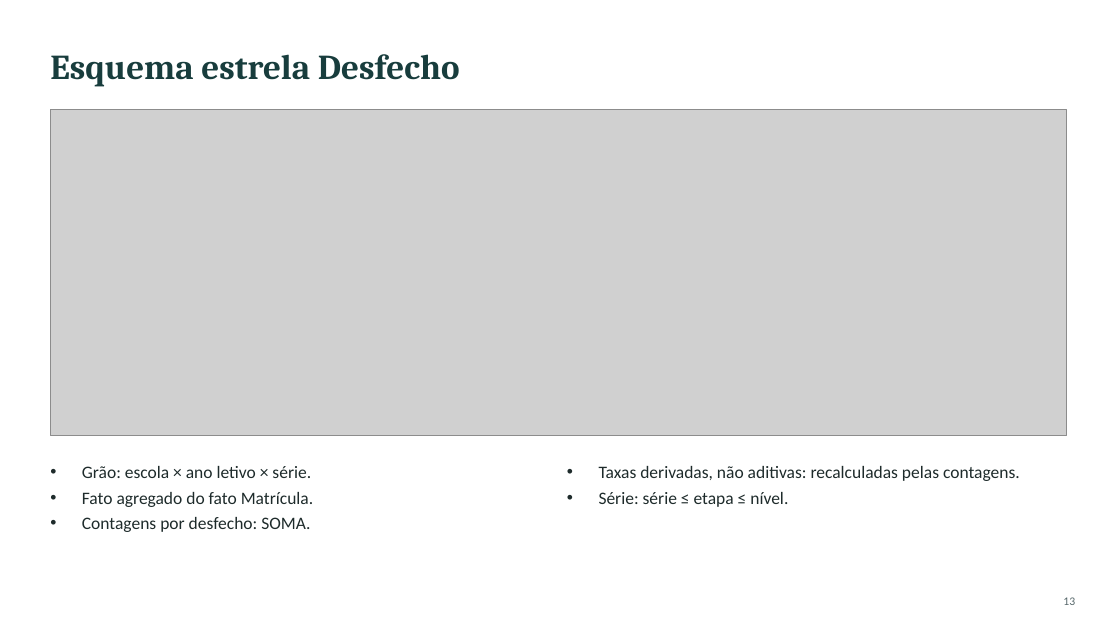
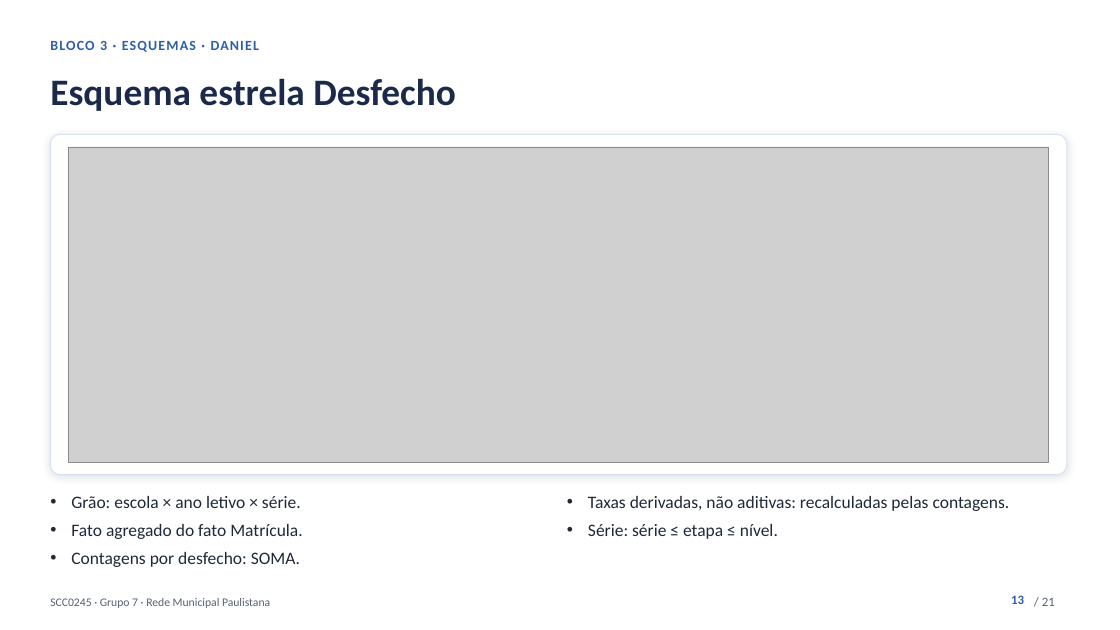
Before and after one commit to kevennlaranjeira/OLAP2026, a slide deck: slide 13 of docs/apresentacao/apresentacao-projeto1.pptx. Drawn at 1120x630 pixels with LibreOffice and Linux fonts; fonts in the diff are those of the drawing; grey boxes stand for pictures. Boxes give left, top, right and bottom in pixels: in the first picture for what was removed or moved away, otherwise in the second. Text is boxed around its words. In the diff, an @@ line names an element or a change of style, - is before the commit and + after.

Commit message:
docs(apresentacao): novo visual, número de página e animações (#4)
Slides com paleta única no tema, etiqueta de bloco e de quem apresenta, número de página, transição de esmaecimento e entrada em sequência dos cartões. Teste novo confere número de página, transição e animação.

```diff
--- a/docs/apresentacao/apresentacao-projeto1.pptx
+++ b/docs/apresentacao/apresentacao-projeto1.pptx
@@ text "Esquema estrela Desfecho": place and size @@
-text "Esquema estrela Desfecho" at box(50, 54, 460, 86)
+text "Esquema estrela Desfecho" at box(50, 78, 456, 111)
@@ text "Esquema estrela Desfecho" at box(50, 78, 456, 111): size 30 to 32 pt, font Cambria to Calibri, text colour #183D3D to #1B2A4A @@
@@ text added at box(50, 41, 259, 52), 12 pt, text #2E5EAA, bold @@
+BLOCO 3 · ESQUEMAS · DANIEL
@@ rounded rectangle added at box(50, 134, 1067, 475), fill #FFFFFF, outline #D6E0F0 0.75 pt @@
@@ picture: place and size @@
-picture at box(50, 109, 1067, 436)
+picture at box(69, 147, 1049, 462)
@@ text "Grão: escola × ano letivo ...": place and size @@
-text "Grão: escola × ano letivo ..." at box(82, 466, 313, 532)
+text "Grão: escola × ano letivo ..." at box(71, 496, 302, 567)
@@ text "Grão: escola × ano letivo ..." at box(71, 496, 302, 567): text colour #1E2B2B to #1F2937; indent changed; more space between paragraphs @@
@@ text "Taxas derivadas, não aditivas: recalculadas ..." at box(588, 496, 1010, 539): text colour #1E2B2B to #1F2937; indent changed; more space between paragraphs @@
@@ text "Taxas derivadas, não aditivas: recalculadas ...": place and size @@
-text "Taxas derivadas, não aditivas: recalculadas ..." at box(599, 466, 1020, 507)
+text "Taxas derivadas, não aditivas: recalculadas ..." at box(588, 496, 1010, 539)
@@ text added at box(50, 598, 270, 608), 10 pt, text #566175 @@
+SCC0245 · Grupo 7 · Rede Municipal Paulistana
@@ page number: place and size @@
-page number at box(1063, 597, 1075, 605)
+page number at box(1011, 595, 1024, 604)
@@ page number at box(1011, 595, 1024, 604): size 10 to 11 pt, text colour #56676A to #2E5EAA, bold on; vertical alignment middle to top @@
@@ text added at box(1042, 597, 1055, 606), 11 pt, text #566175 @@
+/ 21
```
Also in this commit, not shown: 20 other slides changed, 4 other files.
